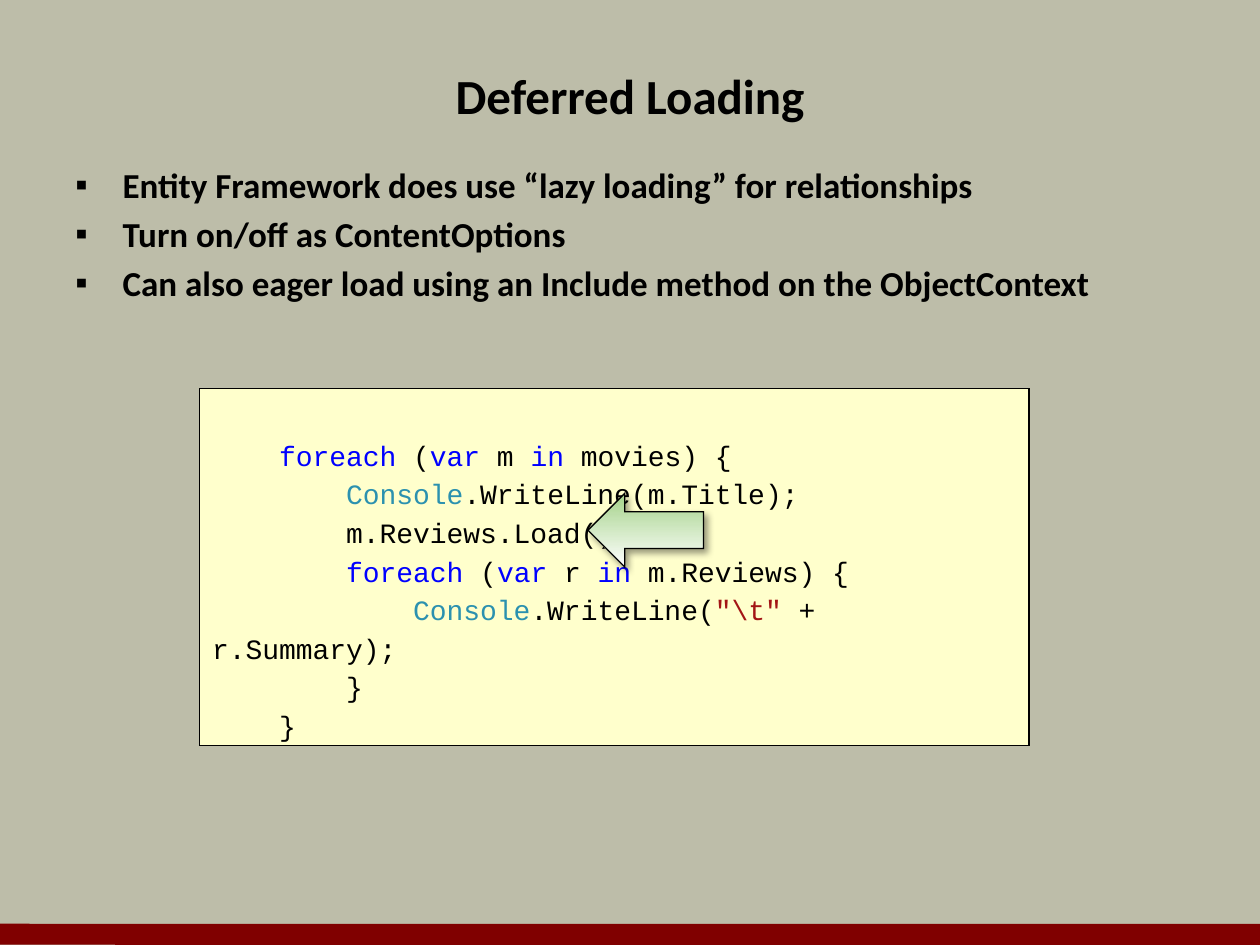
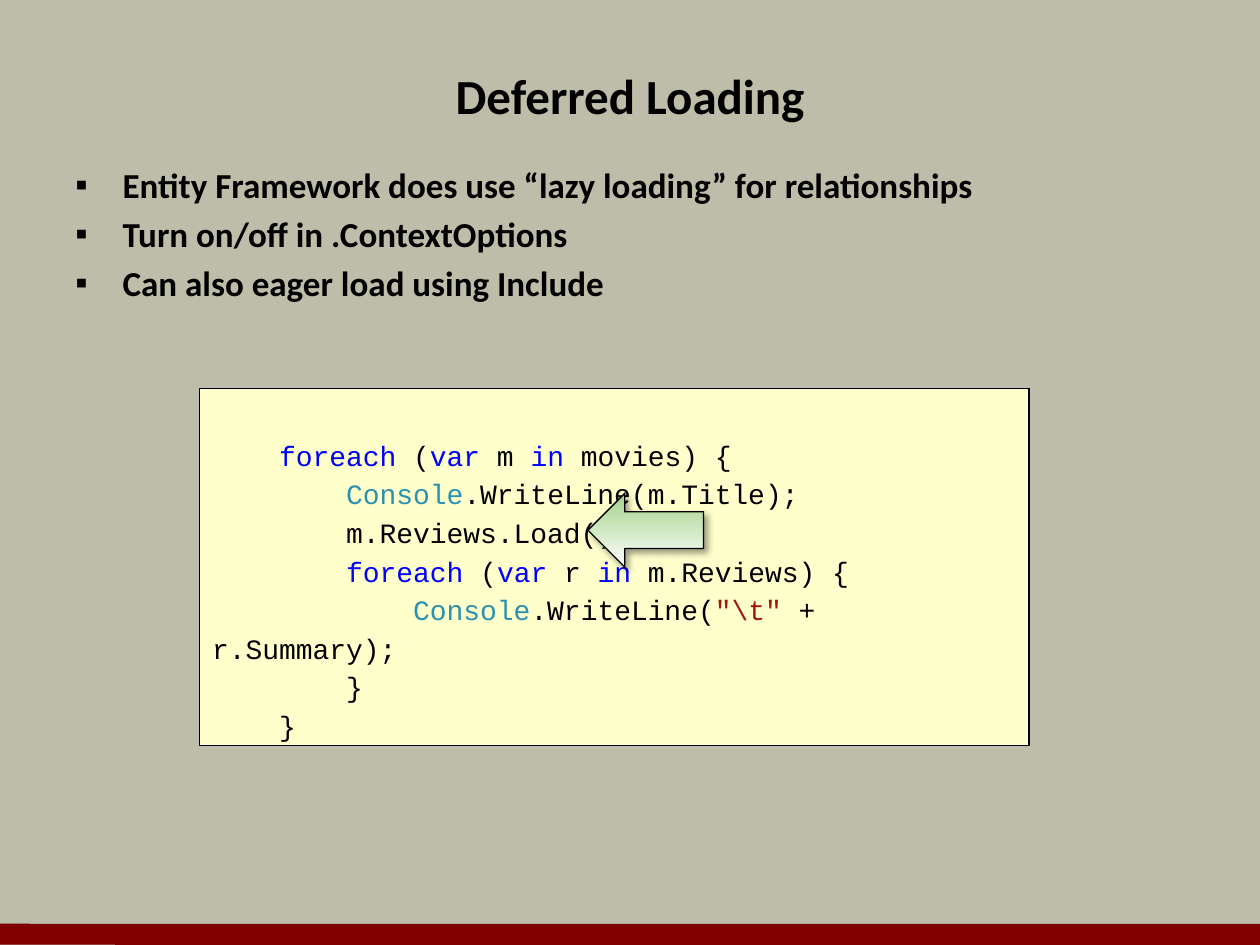
Before and after one commit to OdeToCode/classes, a slide deck: slide 16 of linq/slides/05_EntityFramework.pptx. Drawn at 1260x945 pixels with LibreOffice and Linux fonts; fonts in the diff are those of the drawing; background and template pictures are left out. Boxes give left, top, right and bottom in pixels: in the first picture for what was removed or moved away, otherwise in the second. Text is boxed around its words. In the diff, an @@ line names an element or a change of style, - is before the commit and + after.

Commit message:
typos

```diff
--- a/linq/slides/05_EntityFramework.pptx
+++ b/linq/slides/05_EntityFramework.pptx
@@ text at (123, 222, 604, 302): text changed @@
-▪ Turn on/off as ContentOptions
-▪ Can also eager load using an Include method on the ObjectContext
+▪ Turn on/off in .ContextOptions
+▪ Can also eager load using Include
```
Also in this commit, not shown: 1 other slide changed.
